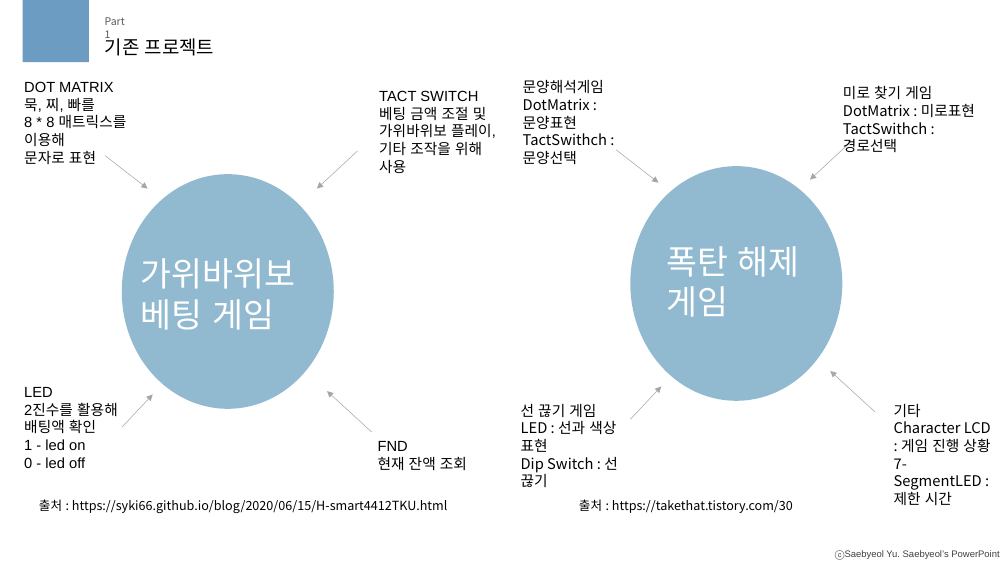
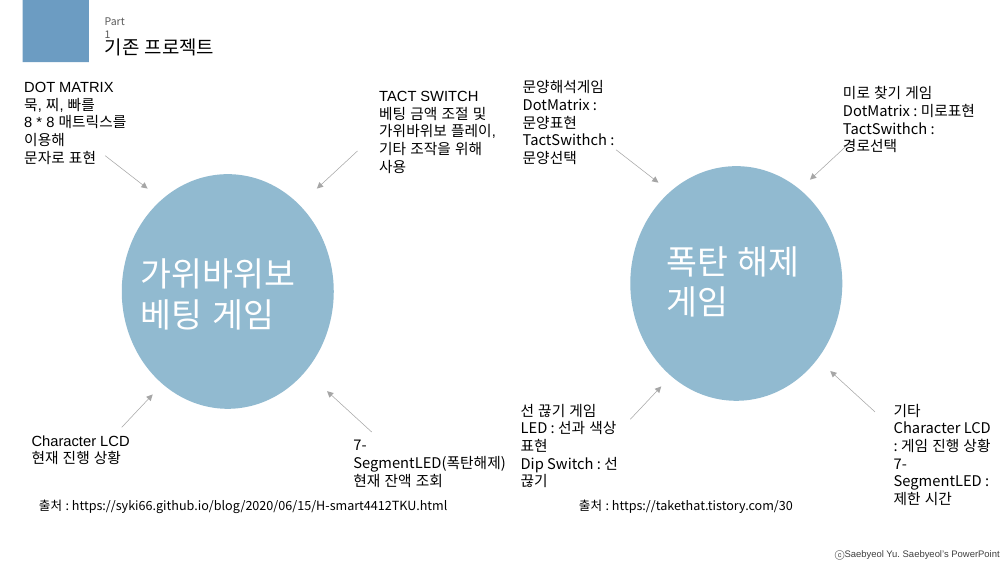
Before and after one commit to meohyun1/IoT_Proj, a slide deck: slide 2 of doc/IoT_1차발표.pptx. Drawn at 1008x567 pixels with LibreOffice and Linux fonts; fonts in the diff are those of the drawing. Boxes give left, top, right and bottom in pixels: in the first picture for what was removed or moved away, otherwise in the second. Text is boxed around its words. In the diff, an @@ line names an element or a change of style, - is before the commit and + after.

```diff
--- a/doc/IoT_1차발표.pptx
+++ b/doc/IoT_1차발표.pptx
@@ text at (32, 435, 129, 464): text changed @@
-LED
-2진수를 활용해
-배팅액 확인
-1 - led on
-0 - led off
+Character LCD
+현재 진행 상황
@@ text "7-SegmentLED(폭탄해제)": place and size @@
-text "7-SegmentLED(폭탄해제)" at (378, 441, 467, 470)
+text "7-SegmentLED(폭탄해제)" at (353, 439, 506, 487)
@@ text at (353, 439, 506, 472): text changed; font Arial to Noto Sans CJK KR @@
-FND
+7-SegmentLED(폭탄해제)
```
Also in this commit, not shown: 1 other file.
